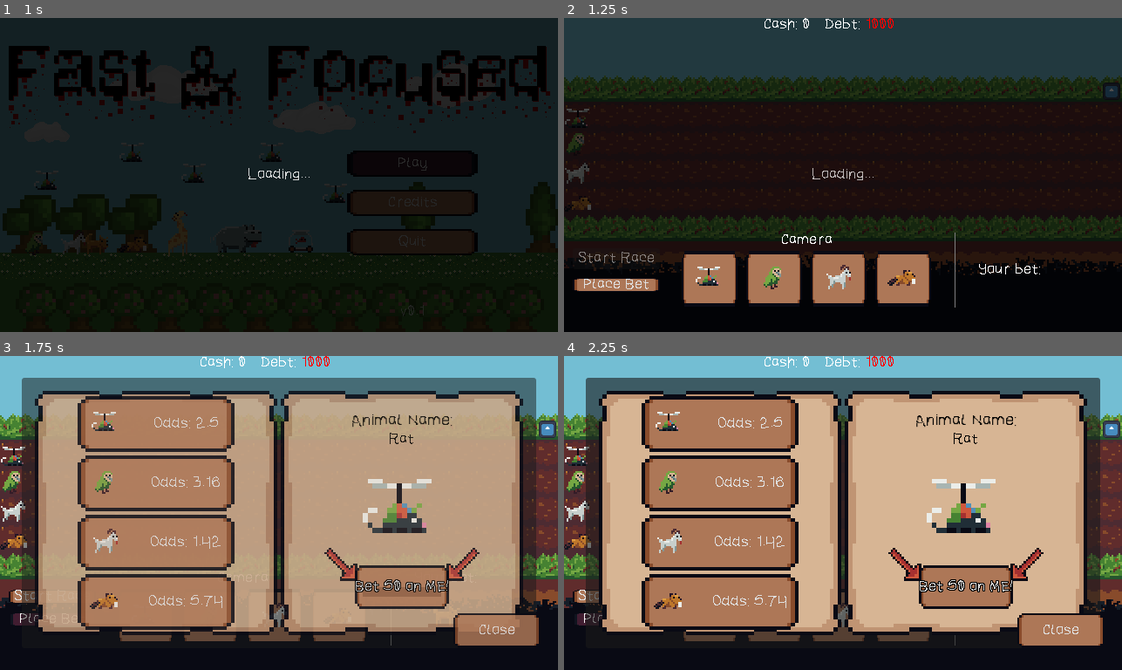
Above: before the commit, frames 1-4 (two rows, left to right).
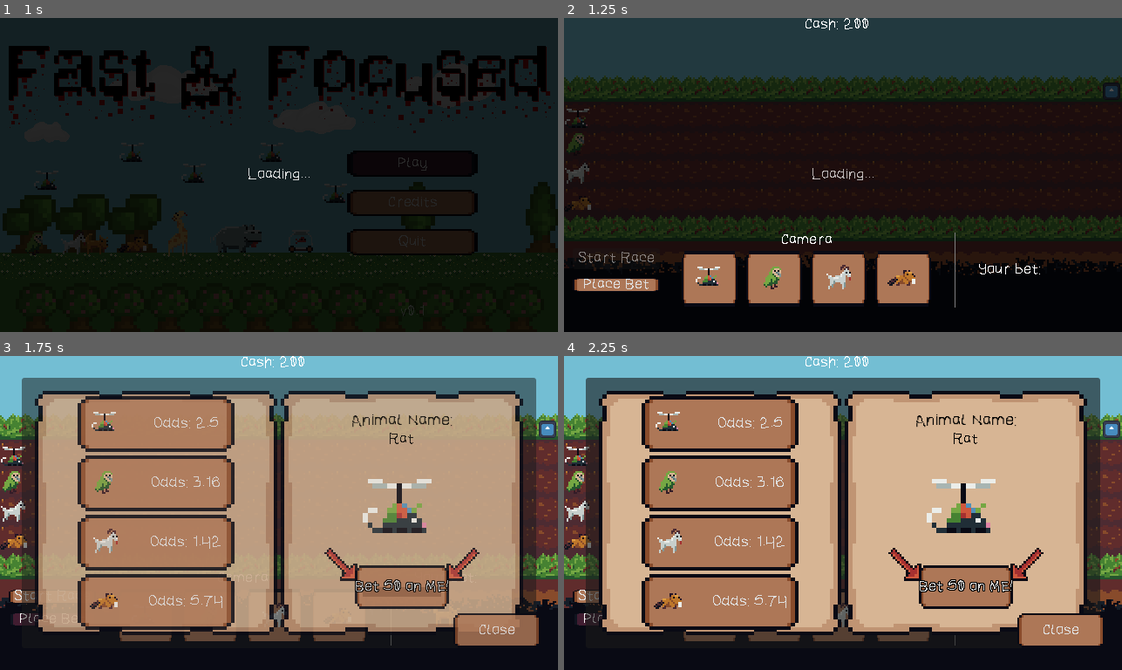
Above: after the commit, the same moments.

Repository: jame581/FastAndFocused
Game: Godot game, scene res://maps/main_menu.tscn
The game is run twice, just before and just after one commit, with the same random seed, the same clock (stepped at 60 frames per second) and the same inputs. The engine's default icon, where the game draws it, is replaced by a stand-in: a white triangle on a blue panel in a dark square.
Inputs:
- Up to frame 1 (1 s): click "Play" at 0.5 s
- Up to frame 2 (1.25 s): no input
- Up to frame 3 (1.75 s): click "Place Bet" at 1.25 s
- Up to frame 4 (2.25 s): click "Start Race" at 2 s

Frame 1 is identical in both runs. In frame 2, 0.3% of the frame differs, in the area x 35-60%, y 0-4%; in frame 3, 0.3%; in frame 4, 0.3%.

Commit message:
Refactor money UI to hide debt label and update initialization logic

Diff:
--- a/source/scenes/ui/money_ui.tscn
+++ b/source/scenes/ui/money_ui.tscn
@@ -21,6 +21,7 @@
 text = "Cash: 0"
 
 [node name="DebtLabel" type="RichTextLabel" parent="HBoxContainer"]
+visible = false
 custom_minimum_size = Vector2(100, 0)
 layout_mode = 2
 size_flags_vertical = 4
--- a/source/scripts/ui/money_ui.gd
+++ b/source/scripts/ui/money_ui.gd
@@ -1,7 +1,7 @@
 extends MarginContainer
 
 @onready var money_label: Label = $HBoxContainer/MoneyLabel
-@onready var debt_label: RichTextLabel = $HBoxContainer/DebtLabel
+# @onready var debt_label: RichTextLabel = $HBoxContainer/DebtLabel
 @onready var borrow_button: Button = $HBoxContainer/BorrowMoneyButton
 
 var current_money: int = 0
@@ -9,12 +9,12 @@
 
 func _ready() -> void:
 	# Initialize money and debt labels
-	update_money(0)
-	update_debt(1000)  # Example initial debt
+	update_money(GameManager.get_cash())  # Get initial cash from GameManager
+	#update_debt(GameManager.get_debt())  # Example initial debt
 
 	# Connect signals
 	SignalBus.cash_changed.connect(update_money)
-	SignalBus.debt_changed.connect(update_debt)
+	# SignalBus.debt_changed.connect(update_debt)
 
 	# Connect borrow button signal
 	borrow_button.pressed.connect(_on_borrow_button_pressed)
@@ -26,14 +26,14 @@
 	money_label.text = "Cash: " + str(amount)
 
 
-func update_debt(amount: int) -> void:
-	# Update the debt label with the new amount
-	current_debt = amount
-	debt_label.text = "Debt: [color=red]" + str(amount) + "[/color]"
+# func update_debt(amount: int) -> void:
+# 	# Update the debt label with the new amount
+# 	current_debt = amount
+# 	debt_label.text = "Debt: [color=red]" + str(amount) + "[/color]"
 
 
 func _on_borrow_button_pressed() -> void:
 	# Handle borrowing money logic
 	print("Borrow button pressed")
 	current_debt += 2000  # Example logic to increase debt
-	update_debt(current_debt)
+	#update_debt(current_debt)
